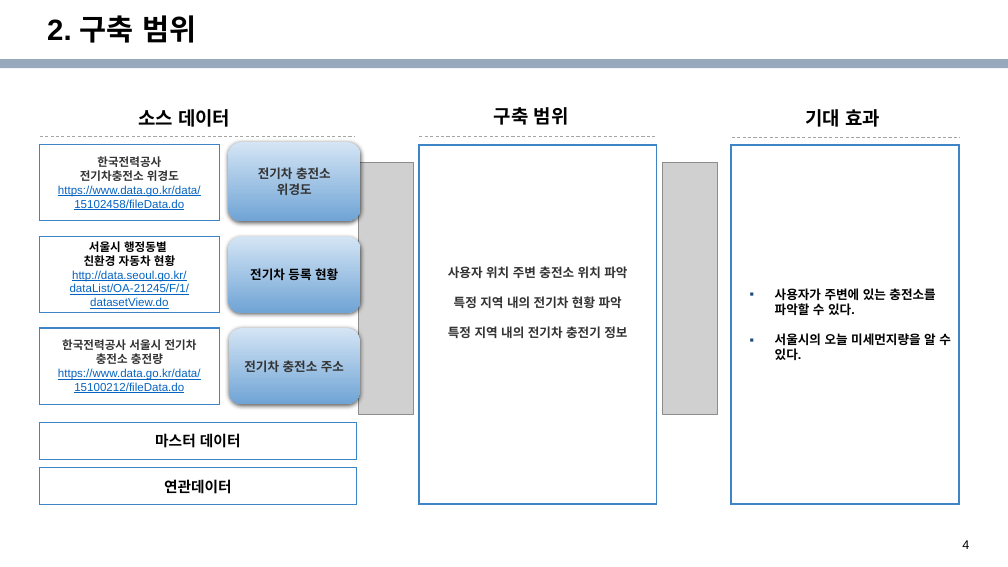
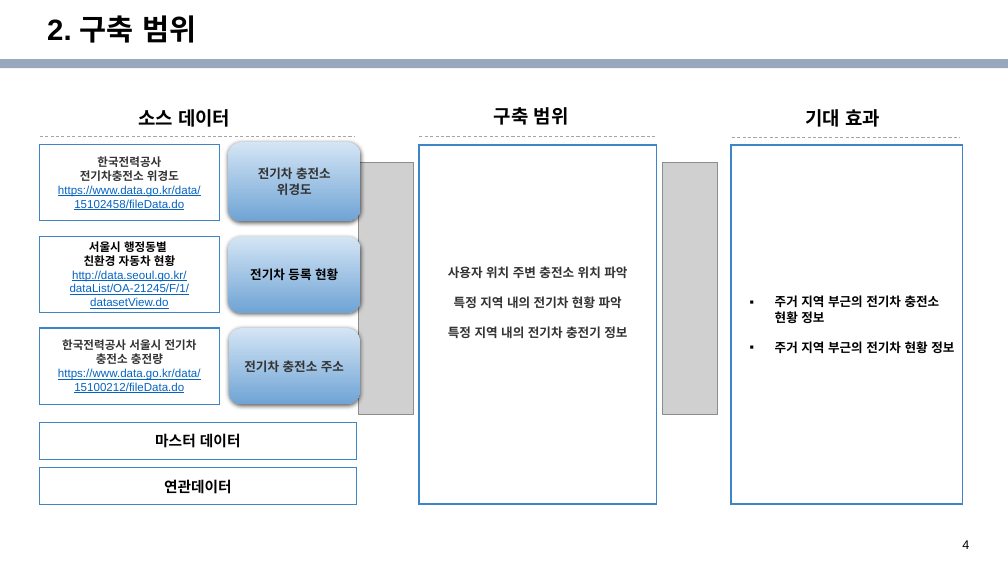
Before and after one commit to knudatascientists/Team3_stair, a slide deck: slide 4 of 제출물/3조 프로젝트 계획서(전기차).pptx. Drawn at 1008x567 pixels with LibreOffice and Linux fonts; fonts in the diff are those of the drawing; grey boxes stand for pictures; background and template pictures are left out. Boxes give left, top, right and bottom in pixels: in the first picture for what was removed or moved away, otherwise in the second. Text is boxed around its words. In the diff, an @@ line names an element or a change of style, - is before the commit and + after.

```diff
--- a/제출물/3조 프로젝트 계획서(전기차).pptx
+++ b/제출물/3조 프로젝트 계획서(전기차).pptx
@@ text in rectangle at (775,295,954,353): text changed @@
-▪ 사용자가 주변에 있는 충전소를 파악할 수 있다.
-▪ 서울시의 오늘 미세먼지량을 알 수 있다.
+▪ 주거 지역 부근의 전기차 충전소 현황 정보
+▪ 주거 지역 부근의 전기차 현황 정보
```
Also in this commit, not shown: 7 other slides changed, 2 slides added, 5 other files.
